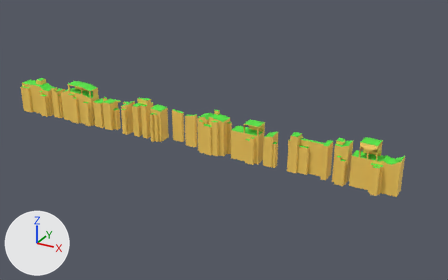
A saved change to the FBX model Assets/Models/LevelModels/GameProjectMap1.fbx.
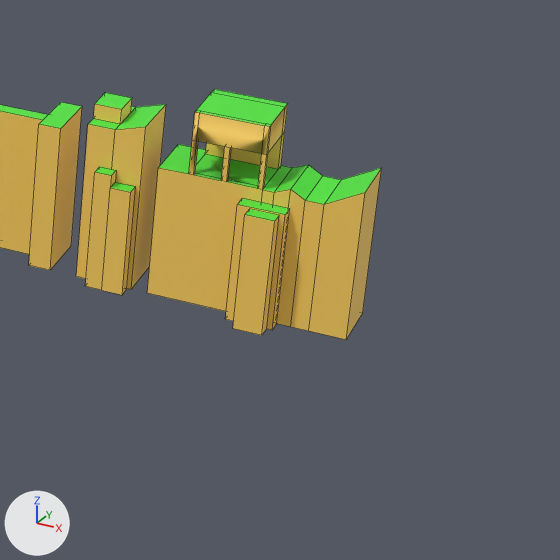
Each version is shown whole from a 50 mm lens placed at (317.6, -293.3, 155.3), pointed at (153.7, 4.6, 6.3), then close up on the part from 70% to 100% of the width and 41% to 89% of the height. Lighting does not change. The marker at lower left points along +X, +Y and +Z. The close-ups show mesh edges as thin lines. Where no turn or scale is listed for an object, it has been applied to the vertices.
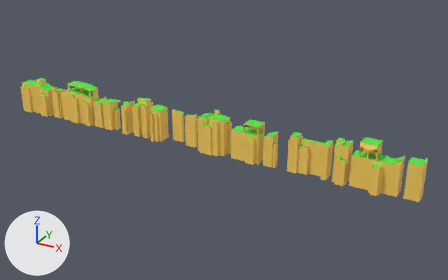
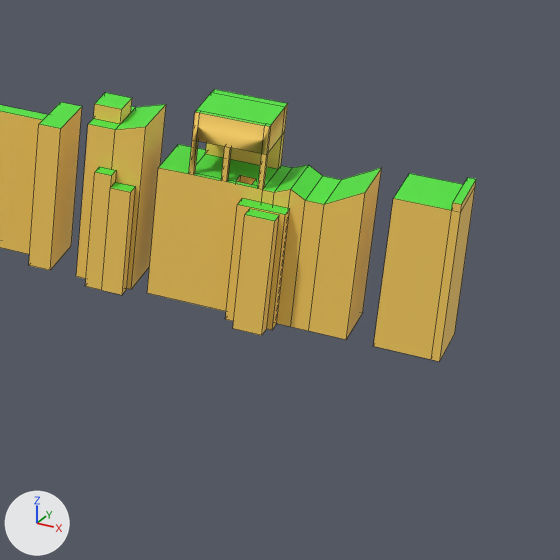
Boxes (x1, y1, x2, y2) around the edits, measured in the close-ups (560 x 560 px):
'Cube.036', added (yellow): after (373, 173, 476, 362)
    faces in mat_material (yellow #fcd05f): (373, 181, 476, 362)
    faces in mat_material_001 (green #54e740): (394, 173, 476, 210)
part 1 of me_cube_032, built on: (195, 154, 278, 188) in both

Diff of the bpy script that builds the scene:
```diff
--- a/Assets/Models/LevelModels/GameProjectMap1.fbx.py
+++ b/Assets/Models/LevelModels/GameProjectMap1.fbx.py
@@ me_cube_032 @@
 me_cube_032.from_pydata(...)  # 70 vertices, 71 faces; spans x 1.5..27.0, y -4.0..4.0, z 0.0..26.2
 # used by ob_cube_031; location = (232.8, 0.0, 0.0)
 # verts and faces of me_cube_032; kept vertices keep their numbers, new ones are numbered from 70
 # before: 10 (5.4, 2.8, 17.7) at pixel (205, 153), 11 (14.8, 2.8, 17.7) at pixel (278, 169), 13 (5.4, -3.3, 17.7), 14 (6.0, -3.3, 17.7) at pixel (195, 172), 15 (14.8, -3.3, 17.7) at pixel (264, 187)
 # before: 16 (14.1, -4.0, 17.7) at pixel (257, 188), 17 (14.1, -3.3, 17.7), 42 (10.2, -4.0, 17.7) at pixel (226, 181), 44 (9.5, -3.3, 17.7), 45 (10.2, -3.3, 17.7) at pixel (228, 179)
+# me_cube_032 part 1
+delete_faces([(10, 13, 14, 44, 45, 17, 15, 11), (16, 17, 45, 42)])
+verts[70] = (11.2, -3.3, 17.7)  # pixel (235, 181)
+verts[71] = (11.2, -1.3, 17.7)  # pixel (240, 175)
+verts[72] = (11.2, -3.3, 0.0)
+verts[73] = (11.2, -1.3, 0.0)
+for new, old in zip([*range(74, 78)], [*range(70, 74)]): verts[new] = verts[old] + (2.0, 0.0, 0.0)
+faces += [(16, 17, 74, 70, 45, 42), (10, 13, 14, 44, 45, 70, 71, 75, 74, 17, 15, 11)]  # mat_material_001 (green #54e740)
+faces += [(74, 75, 77, 76), (72, 76, 77, 73), (70, 72, 73, 71), (71, 73, 77, 75), (70, 74, 76, 72)]  # mat_material (yellow #fcd05f)
 me_cube_032.materials.append(mat_material)
@@ me_cube_026 @@
+me_cube_026.from_pydata([(0.7, 0.7, 0.0), (0.7, -0.7, 0.0), (-2.0, -0.7, 0.0), (-2.0, 0.7, 0.0), (0.6, 0.7, 20.2), (0.6, -0.7, 20.2), (-1.9, -0.7, 20.2), (-1.9, 0.7, 20.2), (-2.3, -0.7, 0.0), (-2.3, 0.7, 0.0), (-2.3, -0.7, 20.2), (-2.3, 0.7, 20.2), (-1.9, -0.7, 21.2), (-1.9, 0.7, 21.2), (-2.3, -0.7, 21.2), (-2.3, 0.7, 21.2)], [], [(0, 1, 2, 3), (4, 7, 6, 5), (1, 0, 4, 5), (1, 5, 6, 2), (6, 7, 13, 12), (4, 0, 3, 7), (8, 10, 11, 9), (7, 3, 9, 11), (3, 2, 8, 9), (2, 6, 10, 8), (12, 13, 15, 14), (7, 11, 15, 13), (10, 6, 12, 14), (11, 10, 14, 15)])
+for i in [1, 4, 10]: me_cube_026.polygons[i].material_index = 1
+me_cube_026.materials.append(mat_material)  # yellow #fcd05f
+me_cube_026.materials.append(mat_material_001)  # green #54e740
@@ ob_cube_036 @@
+ob_cube_036 = bpy.data.objects.new('Cube.036', me_cube_026)
+ob_cube_036.location = (264.9, 0.0, 0.0)
+ob_cube_036.rotation_euler = (-3.142, 0.0, 0.0)  # degrees (-180, 0, 0)
+ob_cube_036.scale = (-2.68, -5.4, -1.0)
```
